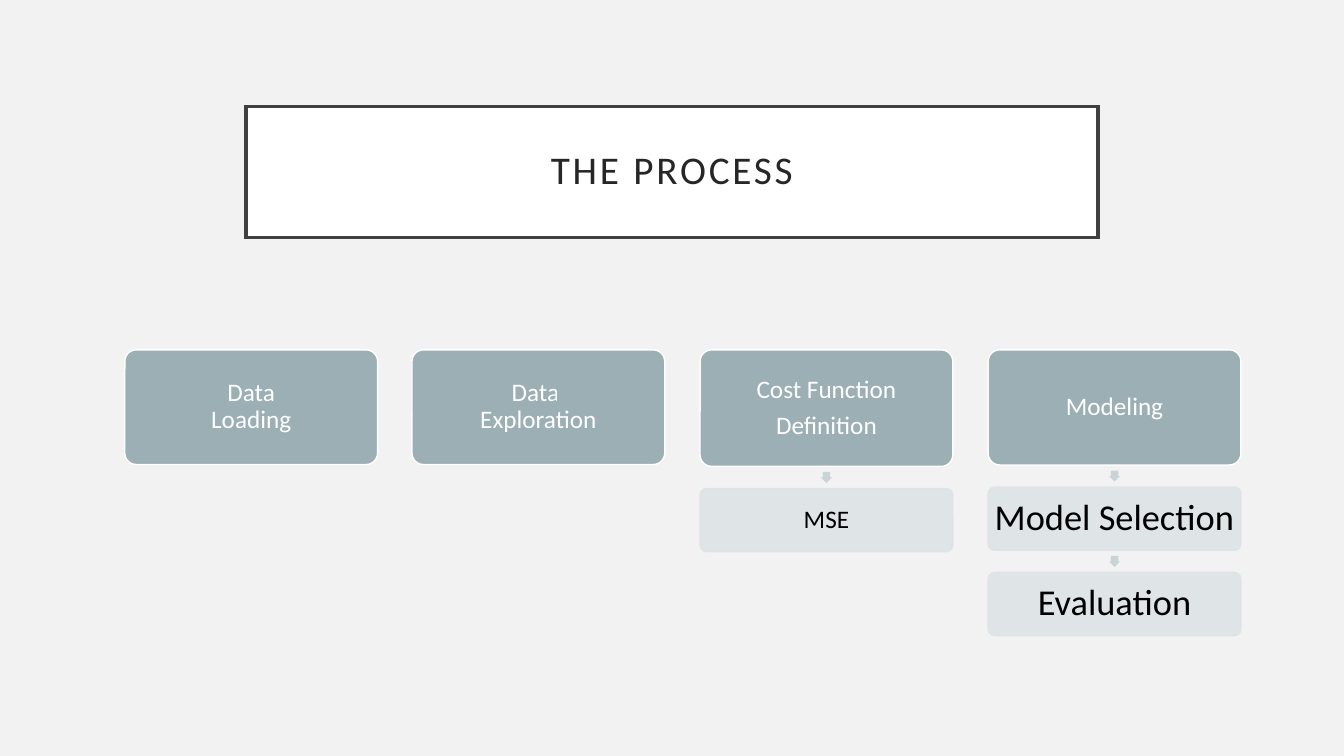
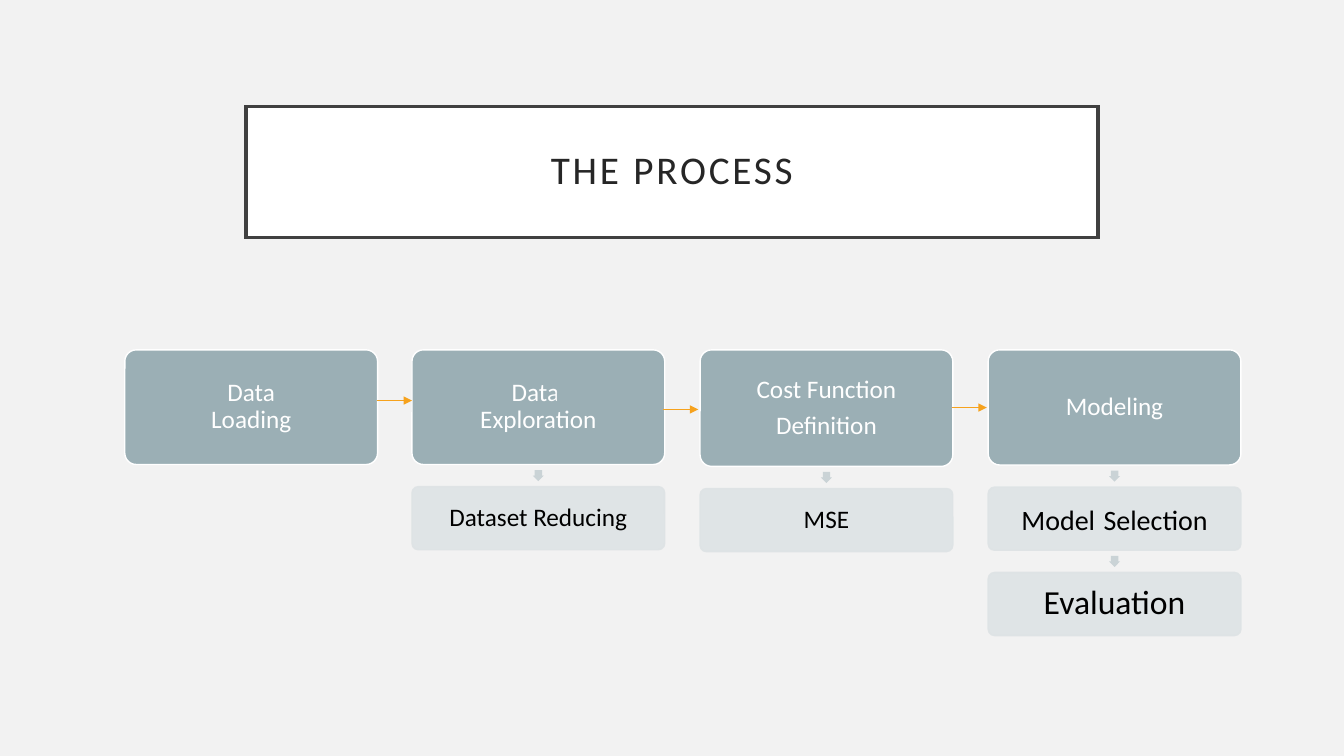
Before and after one commit to mwpnava/Data-Science-Projects, a slide deck: slide 9 of BookRecommender_prediction/Presentation_BRS.pptx. Drawn at 1344x756 pixels with LibreOffice and Linux fonts; fonts in the diff are those of the drawing. Boxes give left, top, right and bottom in pixels: in the first picture for what was removed or moved away, otherwise in the second. Text is boxed around its words. In the diff, an @@ line names an element or a change of style, - is before the commit and + after.

```diff
--- a/BookRecommender_prediction/Presentation_BRS.pptx
+++ b/BookRecommender_prediction/Presentation_BRS.pptx
@@ arrow added from (377, 400) to (412, 400), #F6A21D 0.5 pt @@
@@ arrow added from (663, 409) to (699, 409), #F6A21D 0.5 pt @@
@@ arrow added from (952, 407) to (987, 407), #F6A21D 0.5 pt @@
@@ right arrow added at [533, 470, 544, 481], fill #CBD4D7 @@
@@ rounded rectangle added at [412, 487, 665, 551], fill #DEE3E5 at 90% opacity, outline #DEE3E5 1 pt @@
@@ text added at [449, 508, 627, 531], 18 pt, text #000000 @@
+Dataset Reducing
@@ text "Model Selection" at [1021, 510, 1208, 530]: size 26 to 20 pt; less space between paragraphs @@
@@ text "Evaluation" at [1044, 590, 1186, 615]: size 26 to 24 pt @@
```
Also in this commit, not shown: 3 other slides changed, 1 slide added.
